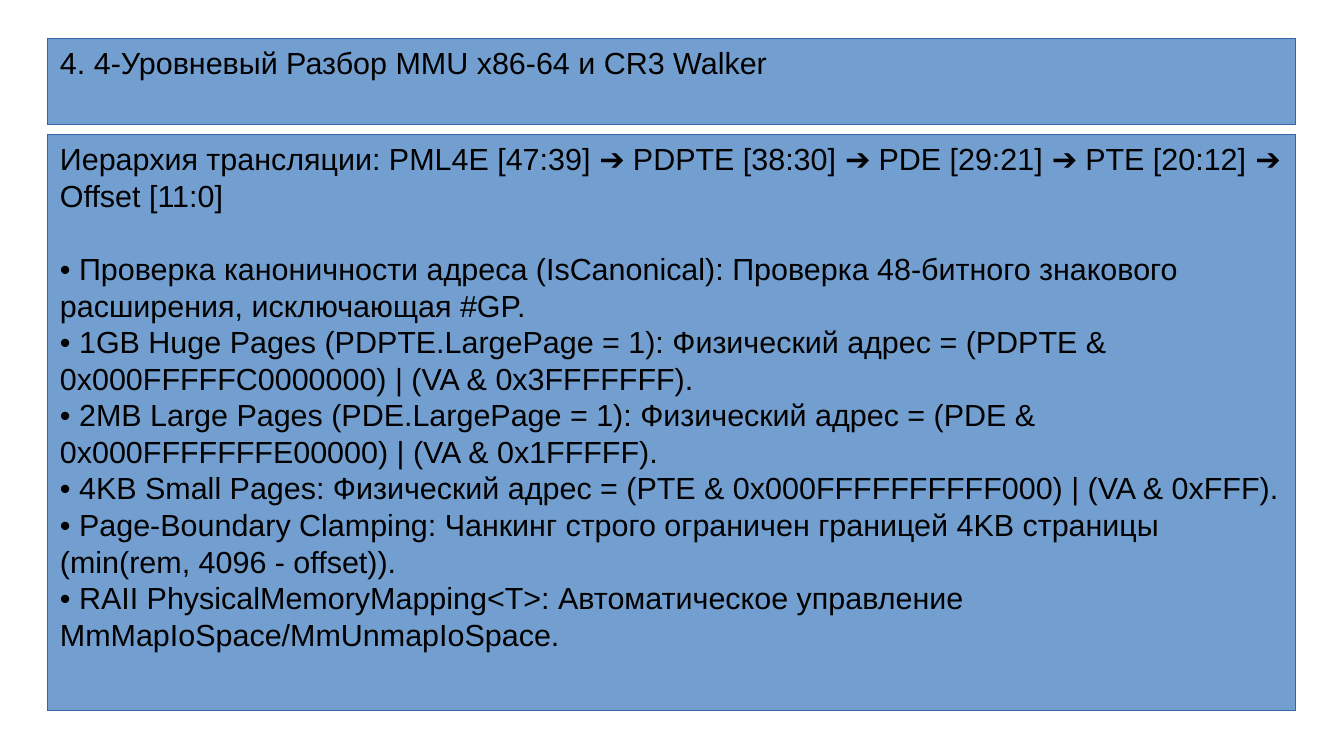
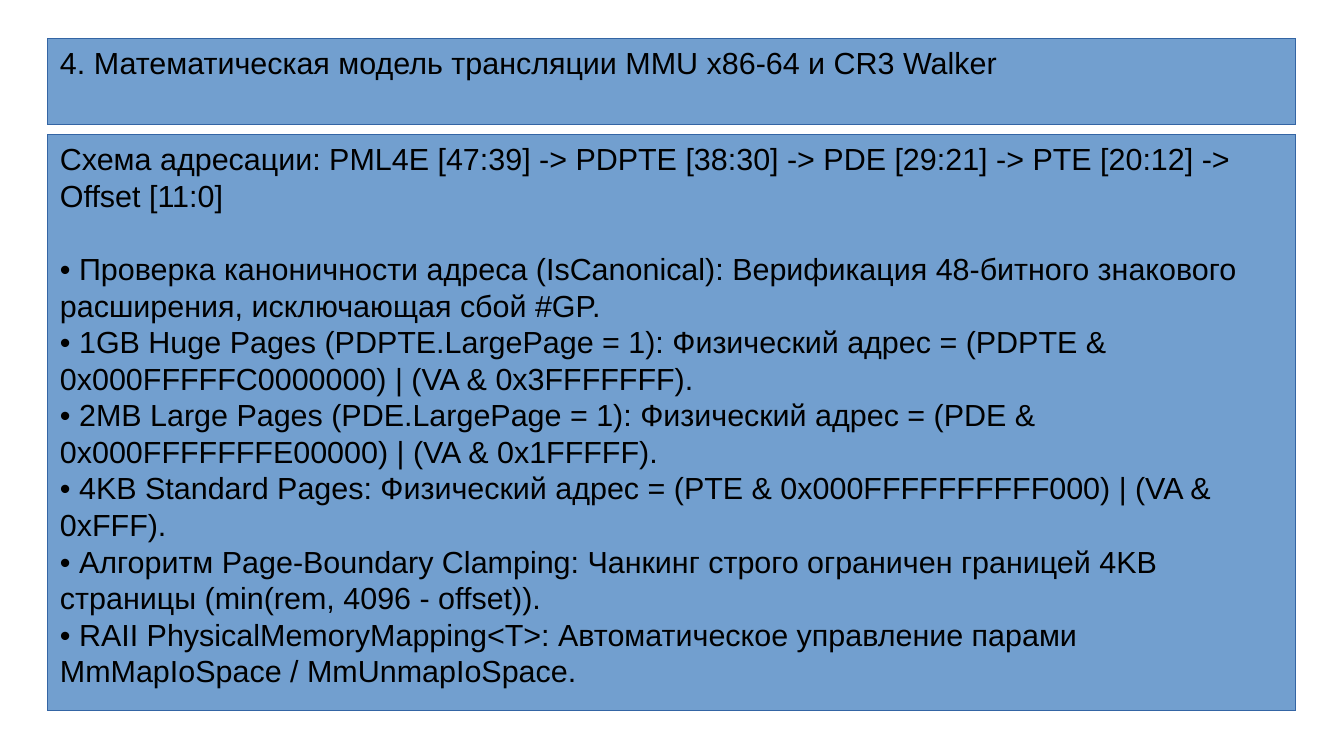
Before and after one commit to LucPrusPPi/unsolicited-non-paged-driver, a slide deck: slide 5 of docs/presentation/unpd_defense_presentation.odp. Drawn at 1344x756 pixels with LibreOffice and Linux fonts; fonts in the diff are those of the drawing. Boxes give left, top, right and bottom in pixels: in the first picture for what was removed or moved away, otherwise in the second. Text is boxed around its words. In the diff, an @@ line names an element or a change of style, - is before the commit and + after.

```diff
--- a/docs/presentation/unpd_defense_presentation.odp
+++ b/docs/presentation/unpd_defense_presentation.odp
@@ text in rectangle at [60,52,997,80]: text changed @@
-4. 4-Уровневый Разбор MMU x86-64 и CR3 Walker
+4. Математическая модель трансляции MMU x86-64 и CR3 Walker
@@ text in rectangle at [60,148,1237,323]: text changed @@
-Иерархия трансляции: PML4E [47:39] ➔ PDPTE [38:30] ➔ PDE [29:21] ➔ PTE [20:12] ➔ Offset [11:0]
-• Проверка каноничности адреса (IsCanonical): Проверка 48-битного знакового расширения, исключающая #GP.
+Схема адресации: PML4E [47:39] -> PDPTE [38:30] -> PDE [29:21] -> PTE [20:12] -> Offset [11:0]
+• Проверка каноничности адреса (IsCanonical): Верификация 48-битного знакового расширения, исключающая сбой #GP.
@@ text in rectangle at [60,476,1184,688]: text changed @@
-• 4KB Small Pages: Физический адрес = (PTE & 0x000FFFFFFFFFF000) | (VA & 0xFFF).
-• Page-Boundary Clamping: Чанкинг строго ограничен границей 4KB страницы (min(rem, 4096 - offset)).
-• RAII PhysicalMemoryMapping<T>: Автоматическое управление MmMapIoSpace/MmUnmapIoSpace.
+• 4KB Standard Pages: Физический адрес = (PTE & 0x000FFFFFFFFFF000) | (VA & 0xFFF).
+• Алгоритм Page-Boundary Clamping: Чанкинг строго ограничен границей 4KB страницы (min(rem, 4096 - offset)).
+• RAII PhysicalMemoryMapping<T>: Автоматическое управление парами MmMapIoSpace / MmUnmapIoSpace.
```
Also in this commit, not shown: 9 other slides changed, 2 other files.
